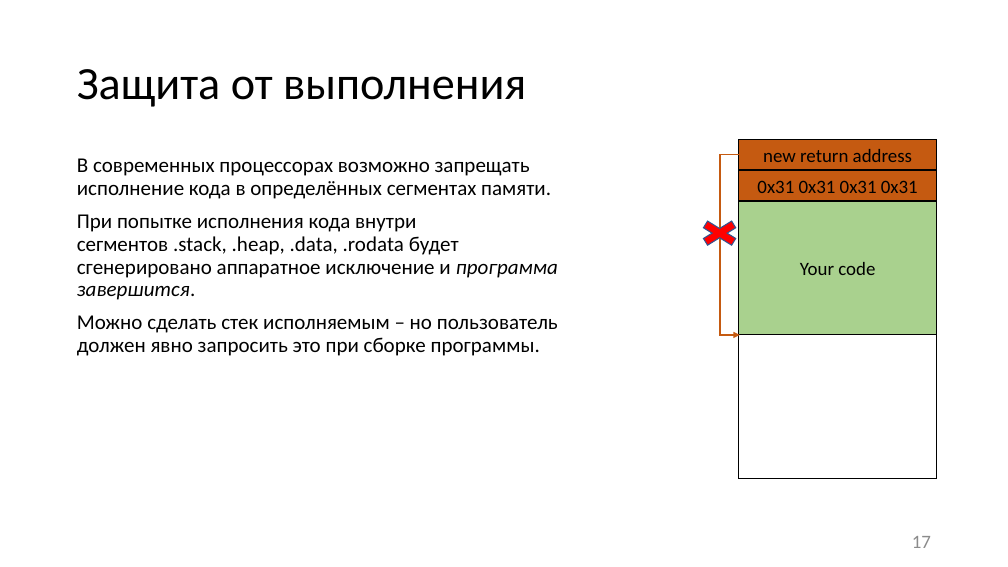
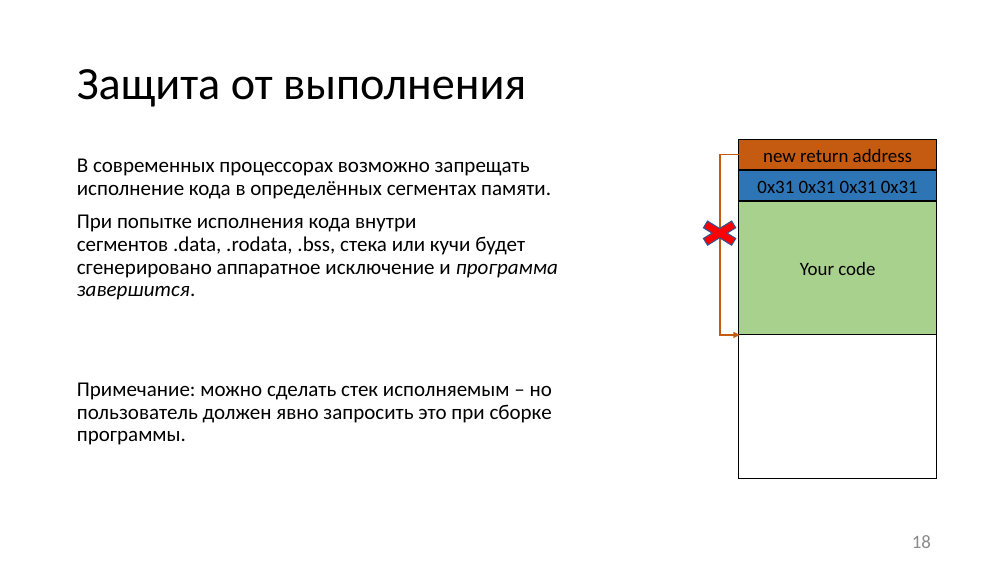
Before and after one commit to itsecd/low-level-programming, a slide deck: slide 18 of Lectures/6.Vulnerabilities/Lecture6.pptx (slide 17 before the commit). Drawn at 1008x567 pixels with LibreOffice and Linux fonts; fonts in the diff are those of the drawing. Boxes give left, top, right and bottom in pixels: in the first picture for what was removed or moved away, otherwise in the second. Text is boxed around its words. In the diff, an @@ line names an element or a change of style, - is before the commit and + after.

```diff
--- a/Lectures/6.Vulnerabilities/Lecture6.pptx
+++ b/Lectures/6.Vulnerabilities/Lecture6.pptx
@@ rectangle "0x31 0x31 0x31 0x31" at [739,170,937,200]: fill #C55A11 to #2E75B6 @@
@@ text at [77,214,558,445]: text changed @@
-При попытке исполнения кода внутри сегментов .stack, .heap, .data, .rodata будет сгенерировано аппаратное исключение и программа завершится.
-Можно сделать стек исполняемым – но пользователь должен явно запросить это при сборке программы.
+При попытке исполнения кода внутри сегментов .data, .rodata, .bss, стека или кучи будет сгенерировано аппаратное исключение и программа завершится.
+Примечание: можно сделать стек исполняемым – но пользователь должен явно запросить это при сборке программы.
@@ page number at [912,535,931,548]: text changed @@
-17
+18
```
Also in this commit, not shown: 26 other slides changed, 2 slides added, 1 slide removed, 1 other file.
